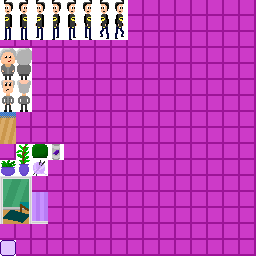
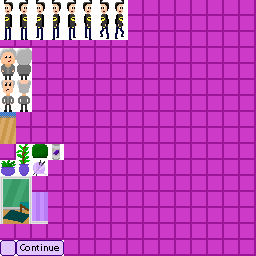
Comparing the layer stacks of the two 256px x 256px images. Changes:
painted on "Speech" over [16, 240, 64, 256]
painted on "Layer 16" over [16, 240, 64, 256]
